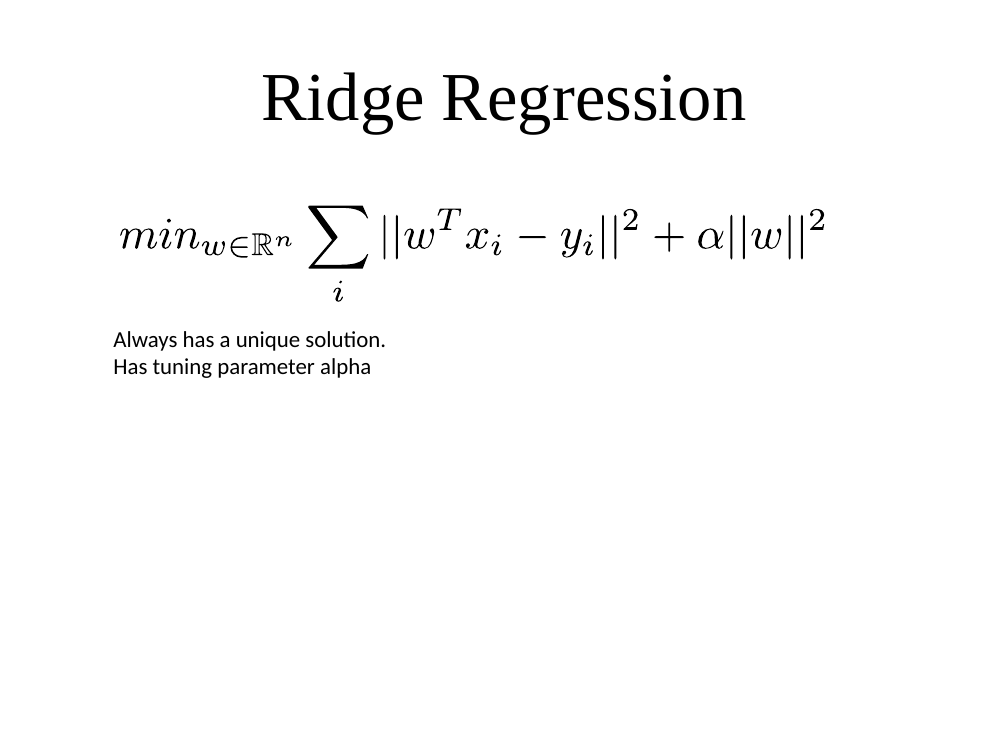
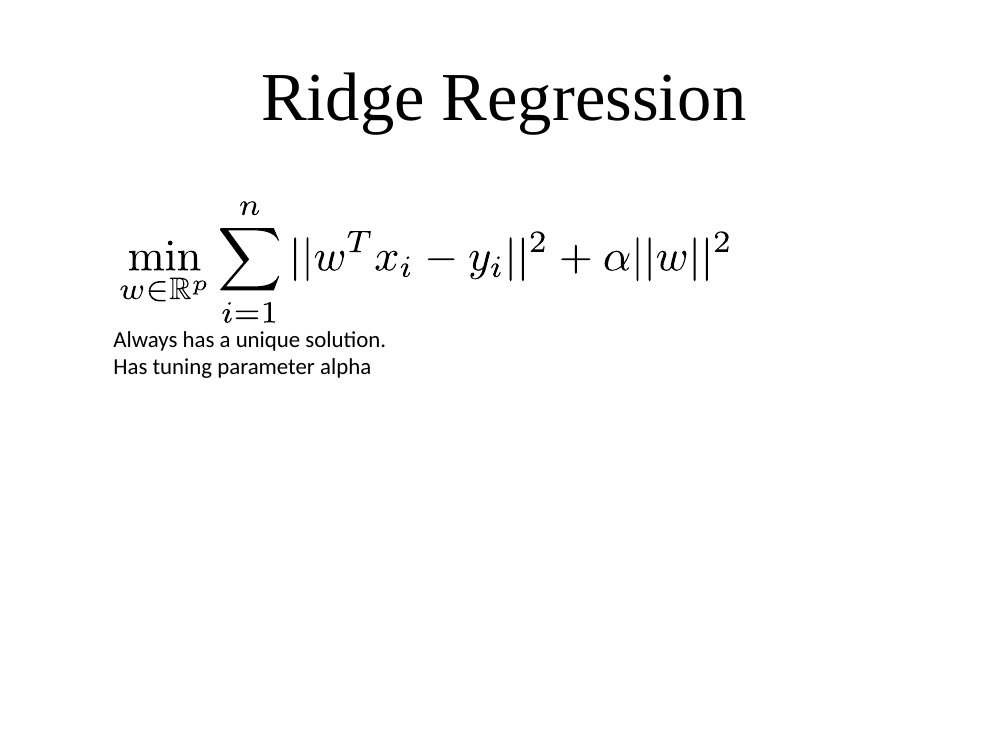
Before and after one commit to amueller/applied_ml_spring_2017, a slide deck: slide 4 of slides/aml-05-020117.odp. Drawn at 1008x756 pixels with LibreOffice and Linux fonts; fonts in the diff are those of the drawing. Boxes give left, top, right and bottom in pixels: in the first picture for what was removed or moved away, otherwise in the second. Text is boxed around its words. In the diff, an @@ line names an element or a change of style, - is before the commit and + after.

```diff
--- a/slides/aml-05-020117.odp
+++ b/slides/aml-05-020117.odp
@@ freeform shape: place and size @@
-freeform shape at [231, 237, 248, 258]
+freeform shape at [241, 201, 260, 215]
@@ freeform shape: place and size @@
-freeform shape at [308, 206, 369, 269]
+freeform shape at [220, 229, 280, 291]
@@ freeform shape: place and size @@
-freeform shape at [396, 215, 398, 260]
+freeform shape at [295, 237, 296, 282]
@@ freeform shape: place and size @@
-freeform shape at [383, 215, 385, 260]
+freeform shape at [306, 237, 308, 282]
@@ freeform shape: place and size @@
-freeform shape at [252, 233, 273, 255]
+freeform shape at [348, 231, 370, 252]
@@ freeform shape: place and size @@
-freeform shape at [789, 215, 791, 260]
+freeform shape at [509, 237, 511, 282]
@@ freeform shape: place and size @@
-freeform shape at [801, 215, 803, 260]
+freeform shape at [522, 237, 524, 282]
@@ freeform shape: place and size @@
-freeform shape at [584, 234, 594, 255]
+freeform shape at [531, 231, 545, 252]
@@ freeform shape: place and size @@
-freeform shape at [615, 215, 617, 260]
+freeform shape at [637, 237, 638, 282]
@@ freeform shape: place and size @@
-freeform shape at [602, 215, 604, 260]
+freeform shape at [649, 237, 650, 282]
@@ freeform shape: place and size @@
-freeform shape at [744, 215, 745, 260]
+freeform shape at [694, 237, 696, 282]
@@ freeform shape: place and size @@
-freeform shape at [731, 215, 733, 260]
+freeform shape at [706, 237, 708, 282]
@@ freeform shape: place and size @@
-freeform shape at [699, 229, 724, 249]
+freeform shape at [715, 231, 729, 252]
@@ freeform shape: place and size @@
-freeform shape at [120, 229, 156, 249]
+freeform shape at [129, 251, 164, 270]
@@ freeform shape: place and size @@
-freeform shape at [159, 219, 171, 249]
+freeform shape at [166, 241, 175, 271]
@@ freeform shape: place and size @@
-freeform shape at [175, 229, 199, 249]
+freeform shape at [178, 251, 200, 270]
@@ freeform shape: place and size @@
-freeform shape at [276, 236, 292, 246]
+freeform shape at [315, 251, 344, 271]
@@ freeform shape: place and size @@
-freeform shape at [404, 229, 434, 249]
+freeform shape at [376, 251, 398, 271]
@@ freeform shape: place and size @@
-freeform shape at [438, 209, 462, 230]
+freeform shape at [401, 256, 410, 277]
@@ freeform shape: place and size @@
-freeform shape at [519, 236, 546, 238]
+freeform shape at [428, 258, 456, 260]
@@ freeform shape: place and size @@
-freeform shape at [466, 229, 488, 249]
+freeform shape at [469, 251, 489, 279]
@@ freeform shape: place and size @@
-freeform shape at [492, 234, 502, 255]
+freeform shape at [491, 256, 500, 277]
@@ freeform shape: place and size @@
-freeform shape at [562, 229, 583, 258]
+freeform shape at [562, 244, 591, 273]
@@ freeform shape: place and size @@
-freeform shape at [624, 209, 638, 231]
+freeform shape at [605, 251, 629, 271]
@@ freeform shape: place and size @@
-freeform shape at [654, 222, 684, 252]
+freeform shape at [658, 251, 687, 271]
@@ freeform shape added at [121, 285, 144, 299], fill #000000 @@
@@ freeform shape: place and size @@
-freeform shape at [810, 209, 824, 231]
+freeform shape at [149, 281, 166, 301]
@@ freeform shape: place and size @@
-freeform shape at [752, 229, 782, 249]
+freeform shape at [169, 278, 190, 299]
@@ freeform shape: place and size @@
-freeform shape at [202, 241, 225, 256]
+freeform shape at [193, 281, 207, 295]
@@ freeform shape added at [222, 302, 231, 323], fill #000000 @@
@@ freeform shape added at [236, 311, 259, 319], fill #000000 @@
@@ freeform shape: place and size @@
-freeform shape at [334, 281, 344, 302]
+freeform shape at [264, 302, 275, 323]
```
Also in this commit, not shown: 5 other slides changed, 2 other files.
